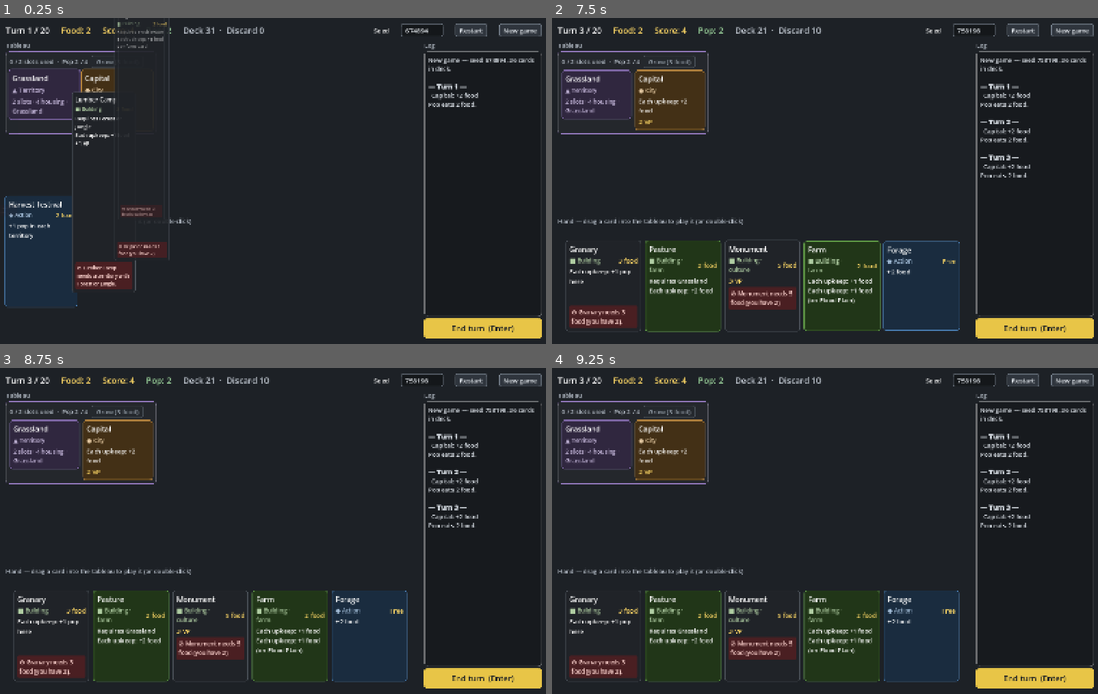
Above: before the commit, frames 1-4 (two rows, left to right).
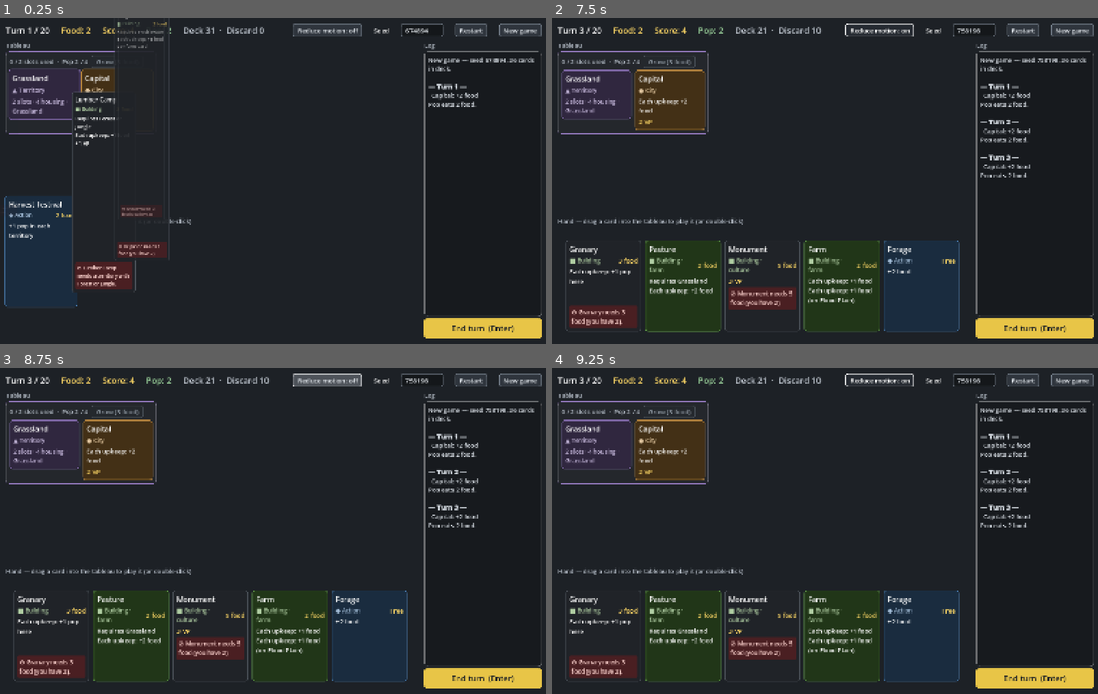
Above: after the commit, the same moments.

Repository: r888888888/4x-card-game
Game: Godot game, scene res://ui/main.tscn
Two runs of this game, one before a commit and one after it. Both use one fixed random seed, a clock stepped at 60 frames per second and the inputs below.
Inputs (mouse positions are in pixels of both pictures, inside the frame that each line leads up to):
- Up to frame 1 (0.25 s): no input
- Up to frame 2 (7.5 s): click (879, 31) at 0.5 s, where only the run after the commit has a clickable "Reduce motion: off"; click (879, 31) at 1.25 s, where only the run after the commit has a clickable "Reduce motion: on"; click "Restart" at 2 s; click "Restart" at 2.75 s; click "Restart" at 3.5 s; click "New game" at 4.25 s; click "New game" at 5 s; click "End turn (Enter)" at 5.75 s; click "End turn (Enter)" at 6.5 s; click (879, 31) at 7.25 s, where only the run after the commit has a clickable "Reduce motion: off"
- Up to frame 3 (8.75 s): click (327, 381) at 8 s, where only the run after the commit has a clickable "Reduce motion: on"
- Up to frame 4 (9.25 s): click (879, 381) at 8.75 s, where only the run after the commit has a clickable "Reduce motion: off"

The runs differ from the first frame. In frame 1, 0.3% of the frame differs, in the area x 53-67%, y 1-6%; in frame 2, 1.4%, in the area x 32-75%, y 1-97%; in frame 3, 0.5%; in frame 4, 0.2%.

Commit message:
016: Settings autoload and reduce-motion toggle; calm paths for cards, tokens, pulses and errors
Co-Authored-By: Claude Opus 5.5 <noreply@anthropic.com>

Diff:
--- /dev/null
+++ b/autoload/settings.gd
@@ -0,0 +1,23 @@
+extends Node
+## Global "Settings" singleton: the player's settings, loaded at start and saved when changed.
+
+signal changed
+
+var store := SettingsStore.new()
+var reduce_motion: bool:
+	get:
+		return store.reduce_motion
+
+
+func _ready() -> void:
+	for w in store.load():
+		push_warning(w)
+
+
+## Turns reduce motion on or off, saves it, and tells the UI.
+func set_reduce_motion(on: bool) -> void:
+	store.reduce_motion = on
+	var err := store.save()
+	if err != OK:
+		push_warning("settings file '%s': can't be saved (%s)" % [store.path, error_string(err)])
+	changed.emit()
--- a/project.godot
+++ b/project.godot
@@ -10,6 +10,7 @@
 [autoload]
 
 Game="*res://autoload/game.gd"
+Settings="*res://autoload/settings.gd"
 
 [display]
 
--- a/ui/anim.gd
+++ b/ui/anim.gd
@@ -36,3 +36,5 @@
 const PULSE_TIME := 0.25
 const ERROR_SHOW_TIME := 1.8
 const HIGHLIGHT_PULSE_TIME := 0.7
+# Reduce motion: cards and tokens jump to where they are going and fade in over this time instead.
+const CALM_FADE_TIME := 0.15
--- a/ui/card_view.gd
+++ b/ui/card_view.gd
@@ -225,6 +225,9 @@
 ## Starts at rest in slot, growing in from nothing (a card created on the tableau).
 func pop_in(p_slot: Control) -> void:
 	attach(p_slot)
+	if _calm():
+		_fade_in()
+		return
 	fx_scale = Vector2.ZERO
 	_play_fx().tween_property(self, "fx_scale", Vector2.ONE, Anim.POP_IN_TIME) \
 		.set_trans(Tween.TRANS_BACK).set_ease(Tween.EASE_OUT)
@@ -234,7 +237,7 @@
 func deal(p_slot: Control, layer: Control, from_point: Vector2, delay: float) -> void:
 	layer.add_child(self)
 	global_position = from_point - size / 2
-	fx_scale = Vector2(0.5, 0.5)
+	fx_scale = Vector2.ONE if _calm() else Vector2(0.5, 0.5)
 	modulate.a = 0.0
 	fly_to_slot(p_slot, layer)
 	_delay = delay
@@ -283,6 +286,10 @@
 	state = State.LEAVING
 	mouse_filter = Control.MOUSE_FILTER_IGNORE
 	var t := _play_fx()
+	if _calm():  # fade out where it is
+		t.tween_property(self, "modulate:a", 0.0, Anim.CALM_FADE_TIME)
+		t.tween_callback(queue_free)
+		return
 	if via is Vector2:
 		t.tween_property(self, "global_position", via - size / 2, Anim.TARGET_FLY_TIME) \
 			.set_trans(Tween.TRANS_CUBIC).set_ease(Tween.EASE_OUT)
@@ -302,11 +309,11 @@
 	pivot_offset = size / 2
 	match state:
 		State.REST:
-			var w := _weight(Anim.REST_SHARPNESS, delta)
+			var w := 1.0 if _calm() else _weight(Anim.REST_SHARPNESS, delta)
 			_rest_offset = _rest_offset.lerp(Vector2.ZERO, w)
 			# Only hand cards lift and grow: the hand row has room for it; the scrolling frontier and
 			# tableau would clip a lifted target, so those show hover by border and shadow alone.
-			var lifted := _hover and in_hand
+			var lifted := _hover and in_hand and not _calm()
 			_lift = lerpf(_lift, -Anim.HOVER_LIFT if lifted else 0.0, w)
 			_base_scale = lerpf(_base_scale, Anim.HOVER_SCALE if lifted else 1.0, w)
 			rotation = lerp_angle(rotation, 0.0, w)
@@ -318,7 +325,7 @@
 			elif not is_instance_valid(slot):
 				state = State.REST
 			else:
-				var w := _weight(Anim.FLY_SHARPNESS, delta)
+				var w := 1.0 if _calm() else _weight(Anim.FLY_SHARPNESS, delta)
 				var target := slot.global_position + _rest_pos()
 				var target_size := _fit_size()
 				global_position = global_position.lerp(target, w)
@@ -330,19 +337,25 @@
 					_land()
 		State.DRAGGING:
 			var mouse := get_global_mouse_position()
-			var w := _weight(Anim.FOLLOW_SHARPNESS, delta)
+			var calm := _calm()
+			var w := 1.0 if calm else _weight(Anim.FOLLOW_SHARPNESS, delta)
 			global_position = global_position.lerp(mouse - _grab_offset, w)
 			var speed := (mouse.x - _last_mouse_x) / maxf(delta, 0.001)
 			_last_mouse_x = mouse.x
-			var tilt := clampf(speed * Anim.TILT_PER_SPEED, -Anim.MAX_TILT, Anim.MAX_TILT)
-			rotation = lerp_angle(rotation, tilt, _weight(Anim.REST_SHARPNESS, delta))
-			_base_scale = lerpf(_base_scale, Anim.DRAG_SCALE, w)
+			var tilt := 0.0 if calm else clampf(speed * Anim.TILT_PER_SPEED, -Anim.MAX_TILT, Anim.MAX_TILT)
+			rotation = lerp_angle(rotation, tilt, w if calm else _weight(Anim.REST_SHARPNESS, delta))
+			_base_scale = lerpf(_base_scale, 1.0 if calm else Anim.DRAG_SCALE, w)
 	scale = _base_scale * fx_scale
 
 
 func _land() -> void:
 	reparent(slot)
 	_come_to_rest()
+	if _calm():
+		_shake_on_land = false
+		if modulate.a >= 1.0:  # not mid deal, which fades itself in
+			_fade_in()
+		return
 	fx_scale = Anim.LAND_SQUASH
 	_play_fx().tween_property(self, "fx_scale", Vector2.ONE, Anim.LAND_TIME) \
 		.set_trans(Tween.TRANS_BACK).set_ease(Tween.EASE_OUT)
@@ -363,6 +376,8 @@
 
 
 func _shake() -> void:
+	if _calm():
+		return
 	# Its own tween, so it can run on top of the landing squash.
 	create_tween().tween_method(func(t: float):
 		_shake_x = sin(t * PI * 6.0) * Anim.SHAKE_PX * (1.0 - t), 0.0, 1.0, Anim.SHAKE_TIME)
@@ -417,6 +432,16 @@
 		_fx_tween.kill()
 	_fx_tween = create_tween()
 	return _fx_tween
+
+
+## Reduce motion is on: no lift, tilt, squash or shake, and cards jump to their place and fade in.
+func _calm() -> bool:
+	return Settings.reduce_motion
+
+
+func _fade_in() -> void:
+	modulate.a = 0.3
+	_play_fx().tween_property(self, "modulate:a", 1.0, Anim.CALM_FADE_TIME)
 
 
 static func _weight(sharpness: float, delta: float) -> float:
--- a/ui/main.gd
+++ b/ui/main.gd
@@ -45,6 +45,8 @@
 var _drag_hint_label: Label
 var _ghost: Panel  # outline of the tableau slot a dragged building or city will land in (in its group)
 var _show_ghost := false  # the dragged card is a targeted permanent: the ghost follows its target group
+var _drop_pulse: Tween  # the drop highlight's looping pulse; paused with reduce motion
+var _motion_toggle: Button  # "Reduce motion: on/off"
 var _outcome := {}  # the last card_played outcome, animated by the next _refresh
 var _outcome_point := Vector2.ZERO  # where the played card was when it was played
 
@@ -342,7 +344,7 @@
 			_remove_view(uid)
 	var dealt := 0
 	for i in hand.size():
-		if _place(hand[i], true, _hand, i, dealt * Anim.DEAL_STAGGER):
+		if _place(hand[i], true, _hand, i, 0.0 if _calm() else dealt * Anim.DEAL_STAGGER):
 			dealt += 1
 	_place_tableau(tableau)
 	for i in frontier.size():
@@ -547,6 +549,13 @@
 	token.global_position = from - token.size / 2
 	var t := token.create_tween()
 	t.tween_interval(delay)
+	if _calm():  # appear at the counter, hold, fade
+		token.global_position = to - token.size / 2
+		t.tween_property(token, "modulate:a", 1.0, Anim.CALM_FADE_TIME)
+		t.tween_interval(Anim.TOKEN_FLY_TIME)
+		t.tween_property(token, "modulate:a", 0.0, Anim.CALM_FADE_TIME)
+		t.tween_callback(token.queue_free)
+		return
 	t.tween_property(token, "modulate:a", 1.0, 0.1)
 	t.tween_property(token, "global_position", to - token.size / 2, Anim.TOKEN_FLY_TIME) \
 		.set_trans(Tween.TRANS_CUBIC).set_ease(Tween.EASE_IN_OUT)
@@ -575,7 +584,8 @@
 	var x := clampf(home.get_center().x - panel.size.x / 2, 8.0, size.x - panel.size.x - 8.0)
 	panel.global_position = Vector2(x, home.position.y + home.size.y * 0.35)
 	var t := panel.create_tween()
-	t.tween_property(panel, "global_position:y", panel.global_position.y - 30, Anim.ERROR_SHOW_TIME) \
+	var drift := 0.0 if _calm() else 30.0
+	t.tween_property(panel, "global_position:y", panel.global_position.y - drift, Anim.ERROR_SHOW_TIME) \
 		.set_trans(Tween.TRANS_QUAD).set_ease(Tween.EASE_OUT)
 	t.parallel().tween_property(panel, "modulate:a", 0.0, Anim.ERROR_SHOW_TIME) \
 		.set_trans(Tween.TRANS_EXPO).set_ease(Tween.EASE_IN)
@@ -590,6 +600,8 @@
 
 
 func _pulse(node: Control) -> void:
+	if _calm():
+		return
 	node.pivot_offset = node.size / 2
 	node.scale = Vector2.ONE * Anim.PULSE_SCALE
 	node.create_tween().tween_property(node, "scale", Vector2.ONE, Anim.PULSE_TIME) \
@@ -689,6 +701,12 @@
 	var spacer := Control.new()
 	spacer.size_flags_horizontal = Control.SIZE_EXPAND_FILL
 	bar.add_child(spacer)
+	# A toggle that says its state in words (a checkbox's box is hard to read on this background).
+	_motion_toggle = _button("", func(): pass)
+	_motion_toggle.toggle_mode = true
+	_motion_toggle.tooltip_text = "No bouncing, shaking or tilting; cards jump to their place and fade in. Saved."
+	_motion_toggle.toggled.connect(Settings.set_reduce_motion)
+	bar.add_child(_motion_toggle)
 	var seed_label := Label.new()
 	seed_label.text = "Seed"
 	bar.add_child(seed_label)
@@ -796,9 +814,11 @@
 	_drag_hint.add_child(_drag_hint_label)
 	_drag_hint.hide()
 	_fx.add_child(_drag_hint)
-	var pulse := _drop_highlight.create_tween().set_loops()
-	pulse.tween_property(_drop_highlight, "modulate:a", 0.45, Anim.HIGHLIGHT_PULSE_TIME).set_trans(Tween.TRANS_SINE)
-	pulse.tween_property(_drop_highlight, "modulate:a", 1.0, Anim.HIGHLIGHT_PULSE_TIME).set_trans(Tween.TRANS_SINE)
+	_drop_pulse = _drop_highlight.create_tween().set_loops()
+	_drop_pulse.tween_property(_drop_highlight, "modulate:a", 0.45, Anim.HIGHLIGHT_PULSE_TIME).set_trans(Tween.TRANS_SINE)
+	_drop_pulse.tween_property(_drop_highlight, "modulate:a", 1.0, Anim.HIGHLIGHT_PULSE_TIME).set_trans(Tween.TRANS_SINE)
+	_apply_motion_setting()
+	Settings.changed.connect(_apply_motion_setting)
 
 	var ghost_style := StyleBoxFlat.new()
 	ghost_style.bg_color = Color(1, 1, 1, 0.04)
@@ -935,6 +955,22 @@
 	return button
 
 
+## Reduce motion is on: no pulses, drifts or flying tokens.
+func _calm() -> bool:
+	return Settings.reduce_motion
+
+
+## Matches the checkbox and the looping drop-zone pulse to the reduce motion setting.
+func _apply_motion_setting() -> void:
+	_motion_toggle.set_pressed_no_signal(_calm())
+	_motion_toggle.text = "Reduce motion: %s" % ("on" if _calm() else "off")
+	if _calm():
+		_drop_pulse.pause()
+		_drop_highlight.modulate.a = 1.0
+	else:
+		_drop_pulse.play()
+
+
 func _fx_label(text: String, font_size: int, color: Color) -> Label:
 	var label := Label.new()
 	label.text = text
Not shown, added: autoload/settings.gd.uid
Not shown, changed: PLAN.md
Not shown, changed: docs/backlog/016-reduce-motion.md
Not shown, changed: docs/testing.md
